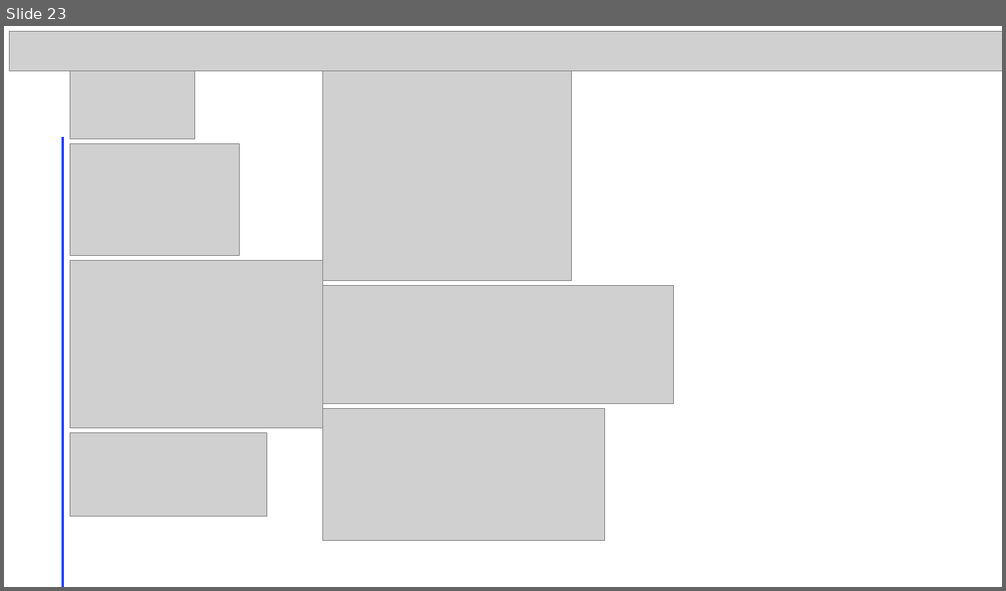
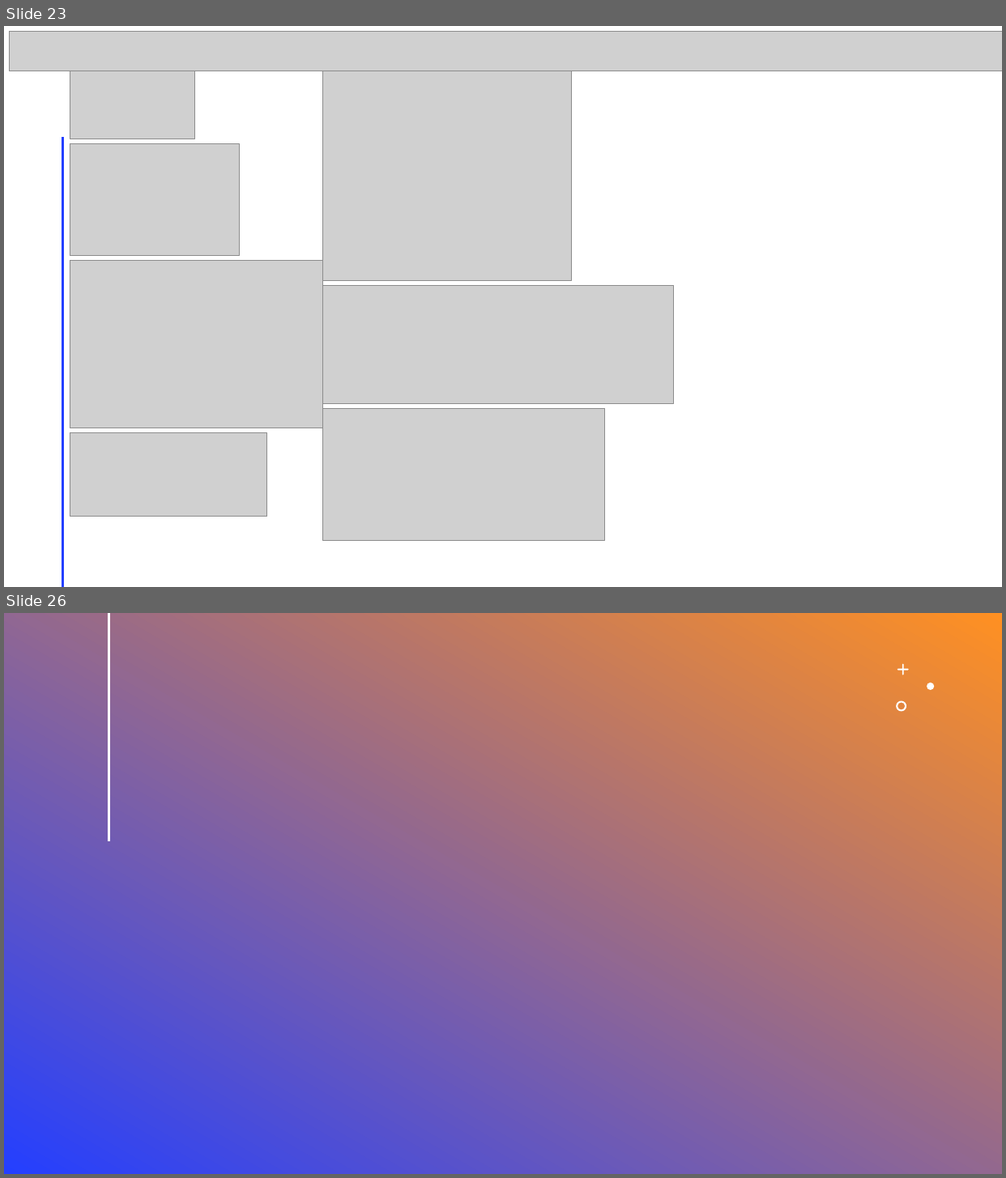
Before and after one commit to shashwatSparsh/samaraAnalysis, a slide deck: Statistical Analysis/Segmented Statistical Results.pptx. Shown one above the other, each under a label of ours: slide 23 before the commit, slides 23 and 26 after it; the slides between them are not shown. The pictures are 1006x591 and 1006x1178 pixels, drawn with LibreOffice and Linux fonts; fonts in the diff are those of the drawing; grey boxes stand for pictures. Boxes give left, top, right and bottom in pixels: in the first picture for what was removed or moved away, otherwise in the second. Text is boxed around its words. In the diff, an @@ line names an element or a change of style, - is before the commit and + after.

```diff
--- a/Statistical Analysis/Segmented Statistical Results.pptx
+++ b/Statistical Analysis/Segmented Statistical Results.pptx
@@ slide 26 added at <box>4,613,1002,1174</box>, background gradient #243FFF to #FF9022 @@
@@ line added from (108, 613) to (108, 841), #FFFFFF 2 pt @@
@@ freeform shape added at <box>897,664,908,675</box>, fill #FFFFFF @@
@@ freeform shape added at <box>927,683,935,690</box>, fill #FFFFFF @@
@@ freeform shape added at <box>897,700,907,711</box>, fill #FFFFFF @@
```
Also in this commit, not shown: 21 other slides added, 4 other files.
